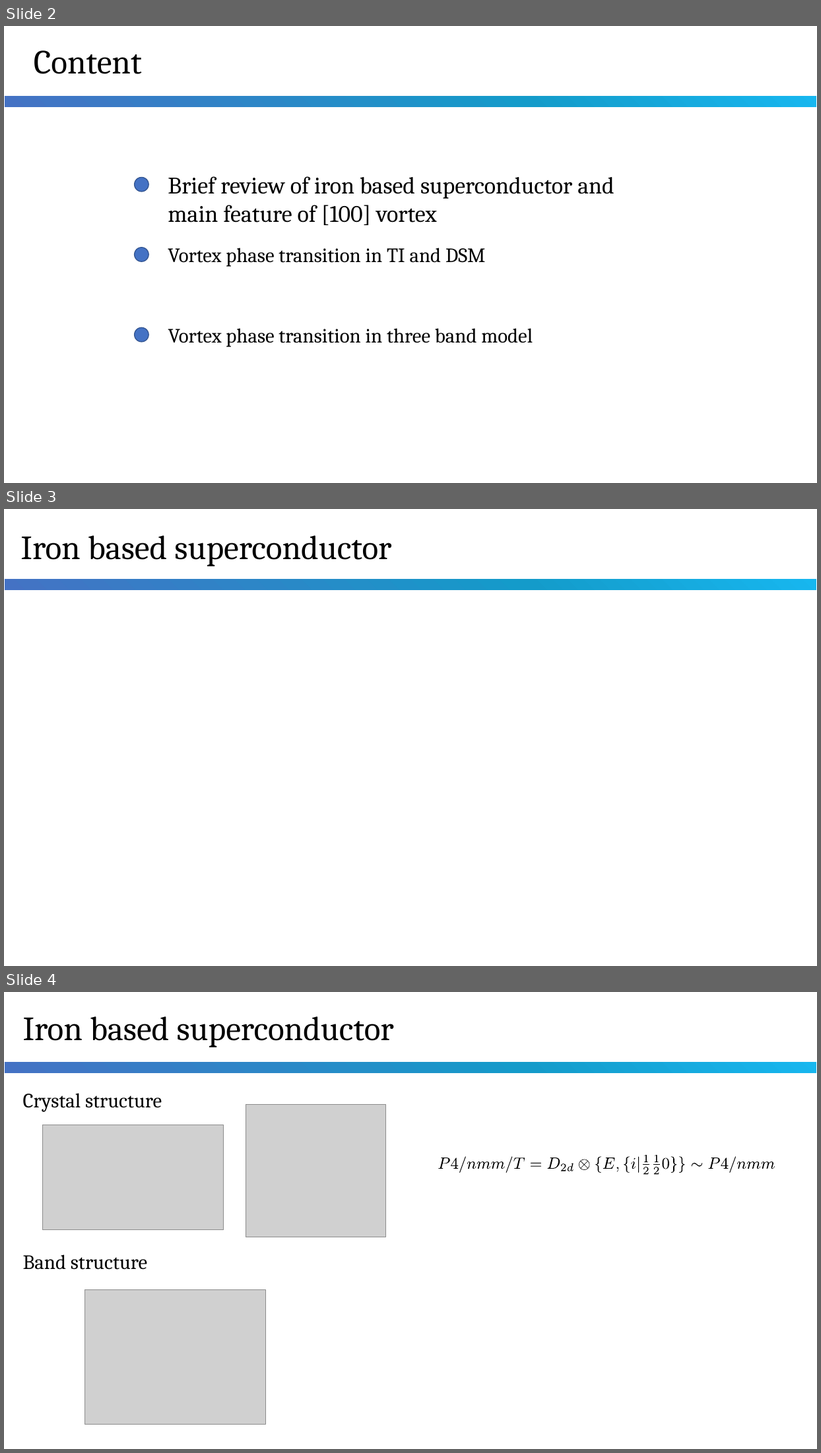
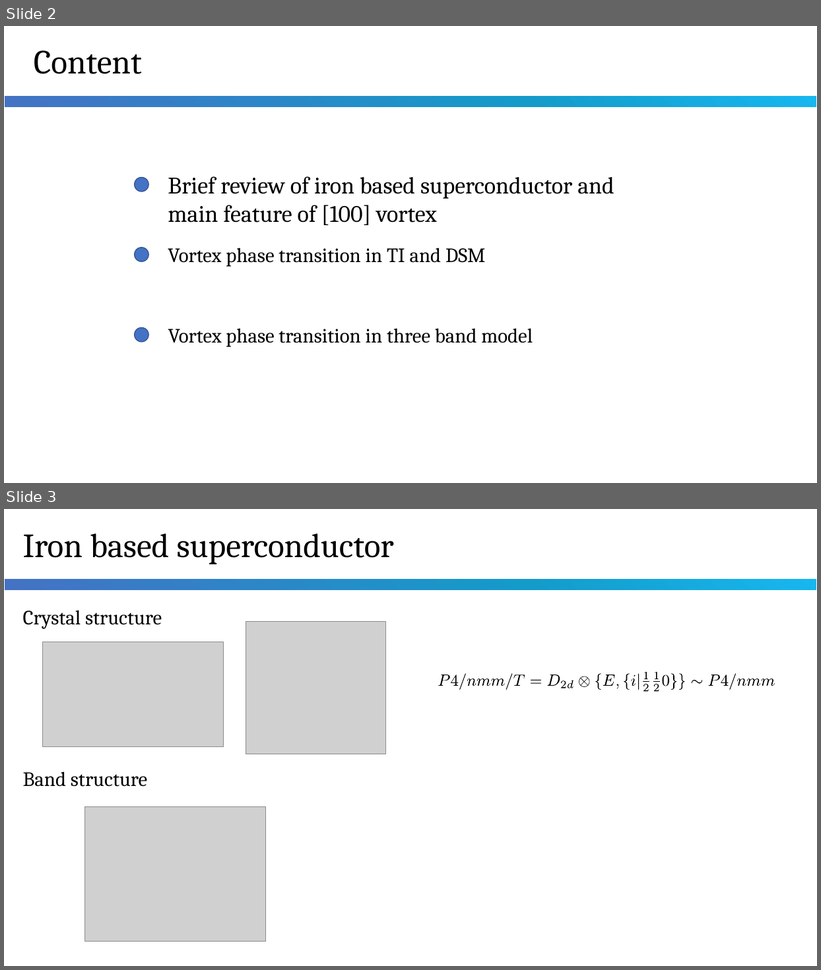
Before and after one commit to WCheng111/physics-computation, a slide deck: vortex.pptx. Shown one above the other, each under a label of ours: slides 2, 3 and 4 before the commit, slides 2 and 3 after it. The pictures are 821x1453 and 821x970 pixels, drawn with LibreOffice and Linux fonts; fonts in the diff are those of the drawing; grey boxes stand for pictures. Boxes give left, top, right and bottom in pixels: in the first picture for what was removed or moved away, otherwise in the second. Text is boxed around its words. In the diff, an @@ line names an element or a change of style, - is before the commit and + after.

```diff
--- a/vortex.pptx
+++ b/vortex.pptx
@@ slide 3 removed at bbox=[4, 509, 817, 966], background #FFFFFF @@
@@ text removed at bbox=[20, 535, 391, 566] @@
-Iron based superconductor
@@ rectangle removed at bbox=[4, 578, 817, 591] @@
@@ what was slide 4 is now slide 3 @@
```
Also in this commit, not shown: 1 slide added, 13 other files.
